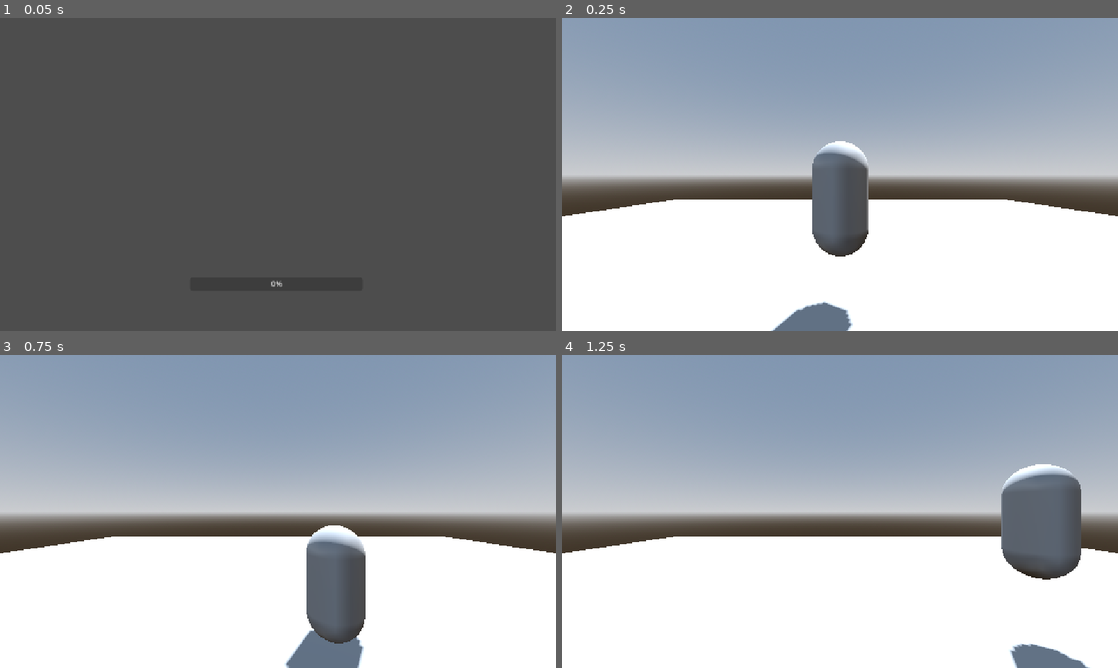
Above: before the commit, frames 1-4 (two rows, left to right).
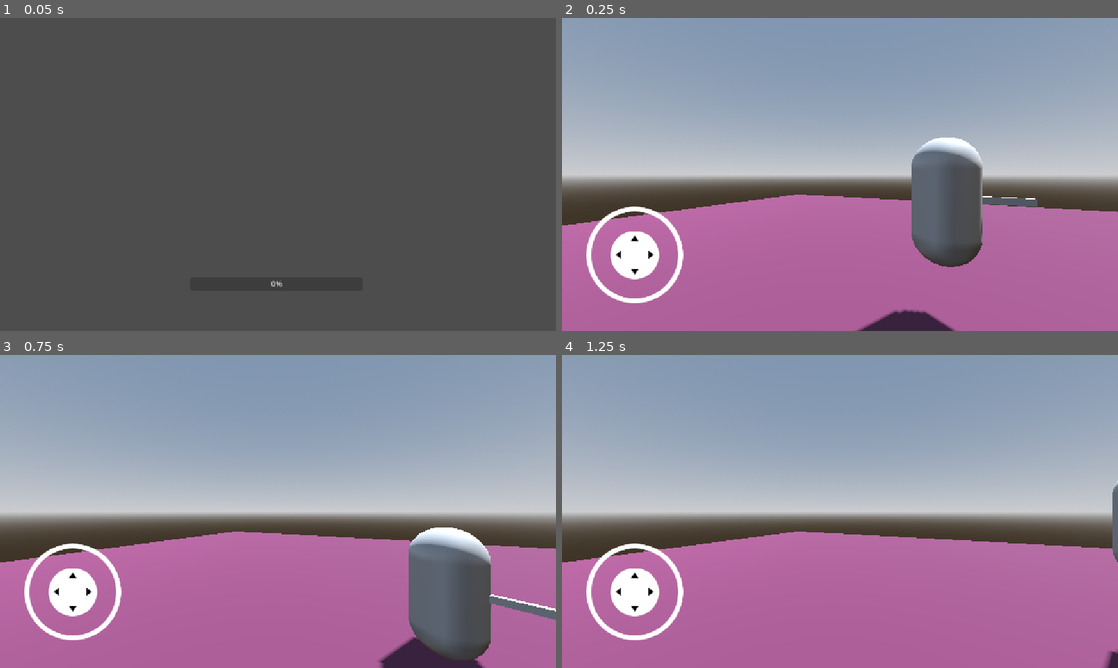
Above: after the commit, the same moments.

Repository: dao1701/android_base
Game: Godot game, scene res://loader.tscn
Same seed, same stepped clock (60 frames per second), same inputs: the game is played once before the commit and once after it.
Inputs (mouse positions are in pixels of both pictures, inside the frame that each line leads up to):
- Up to frame 1 (0.05 s): no input
- Up to frame 2 (0.25 s): no input
- Up to frame 3 (0.75 s): tap Enter (ui_accept) at 0.5 s; move the mouse to (400, 495) at 0.52 s; hold Right (ui_right) from 0.53 s (still down); click (400, 495) at 0.67 s
- Up to frame 4 (1.25 s): keep holding Right (ui_right); tap Enter (ui_accept) at 0.77 s

Frame 1 is identical in both runs. In frame 2, 43% of the frame differs, in the area x 0-100%, y 38-100%; in frame 3, 40%; in frame 4, 43%.

Commit message:
Refactor player movement logic and improve joystick deadzone settings; update scene configurations for better performance and functionality

Diff:
--- a/loader.gd
+++ b/loader.gd
@@ -97,8 +97,8 @@
         get_tree().change_scene_to_file("res://src/main.tscn")
         return
     #load new version
-    var version_apk: String = self.load_data("res://version")
-    var new_version_apk: bool         = await check_new_version(version_apk)
+    var version_apk: String   = self.load_data("res://version")
+    var new_version_apk: bool = await check_new_version(version_apk)
     if new_version_apk: return
 
     var version: String  = self.load_data()
@@ -135,6 +135,7 @@
         prints("Up to date Version apk")
         return false
 
+
 func get_new_version() -> String:
     var url = ProjectSettings.get_setting("addons/source_url")
     download(url + "/version.json", "user://patch.dat")
--- a/project.godot
+++ b/project.godot
@@ -37,7 +37,7 @@
 [input]
 
 ui_left={
-"deadzone": 0.5,
+"deadzone": 0.1,
 "events": [Object(InputEventKey,"resource_local_to_scene":false,"resource_name":"","device":0,"window_id":0,"alt_presse …(194 unchanged characters)…
 , Object(InputEventJoypadButton,"resource_local_to_scene":false,"resource_name":"","device":0,"button_index":13,"pressure":0.0,"pressed":false,"script":null)
 , Object(InputEventJoypadMotion,"resource_local_to_scene":false,"resource_name":"","device":0,"axis":0,"axis_value":-1.0,"script":null)
@@ -45,7 +45,7 @@
 ]
 }
 ui_right={
-"deadzone": 0.5,
+"deadzone": 0.1,
 "events": [Object(InputEventKey,"resource_local_to_scene":false,"resource_name":"","device":0,"window_id":0,"alt_presse …(194 unchanged characters)…
 , Object(InputEventJoypadButton,"resource_local_to_scene":false,"resource_name":"","device":0,"button_index":14,"pressure":0.0,"pressed":false,"script":null)
 , Object(InputEventJoypadMotion,"resource_local_to_scene":false,"resource_name":"","device":0,"axis":0,"axis_value":1.0,"script":null)
@@ -53,7 +53,7 @@
 ]
 }
 ui_up={
-"deadzone": 0.5,
+"deadzone": 0.1,
 "events": [Object(InputEventKey,"resource_local_to_scene":false,"resource_name":"","device":0,"window_id":0,"alt_presse …(194 unchanged characters)…
 , Object(InputEventJoypadButton,"resource_local_to_scene":false,"resource_name":"","device":0,"button_index":11,"pressure":0.0,"pressed":false,"script":null)
 , Object(InputEventJoypadMotion,"resource_local_to_scene":false,"resource_name":"","device":0,"axis":1,"axis_value":-1.0,"script":null)
@@ -62,7 +62,7 @@
 ]
 }
 ui_down={
-"deadzone": 0.5,
+"deadzone": 0.1,
 "events": [Object(InputEventKey,"resource_local_to_scene":false,"resource_name":"","device":0,"window_id":0,"alt_presse …(194 unchanged characters)…
 , Object(InputEventJoypadButton,"resource_local_to_scene":false,"resource_name":"","device":0,"button_index":12,"pressure":0.0,"pressed":false,"script":null)
 , Object(InputEventJoypadMotion,"resource_local_to_scene":false,"resource_name":"","device":0,"axis":1,"axis_value":1.0,"script":null)
@@ -70,6 +70,10 @@
 ]
 }
 
+[input_devices]
+
+pointing/emulate_touch_from_mouse=true
+
 [rendering]
 
 renderer/rendering_method="gl_compatibility"
--- a/src/main.tscn
+++ b/src/main.tscn
@@ -1,9 +1,10 @@
-[gd_scene load_steps=5 format=3 uid="uid://codxg00jci7fu"]
+[gd_scene load_steps=6 format=3 uid="uid://codxg00jci7fu"]
 
 [ext_resource type="Script" uid="uid://djoec0vw2a2mv" path="res://src/main.gd" id="1_8xqkb"]
 [ext_resource type="PackedScene" uid="uid://btsqgpxwy5ay5" path="res://src/event_listener.tscn" id="2_b15xn"]
 [ext_resource type="PackedScene" uid="uid://b28lyusfjr3yd" path="res://src/world/world.tscn" id="3_3cfgd"]
 [ext_resource type="Script" uid="uid://b1ci8wlcaxl2y" path="res://src/gui/gui.gd" id="3_5q4o7"]
+[ext_resource type="PackedScene" uid="uid://dmr0fcamx7t56" path="res://addons/virtual_joystick/virtual_joystick_scene.tscn" id="5_fyndt"]
 
 [node name="Main" type="Node"]
 script = ExtResource("1_8xqkb")
@@ -12,6 +13,12 @@
 
 [node name="World" parent="." instance=ExtResource("3_3cfgd")]
 
+[node name="Camera3D" parent="World" index="2"]
+transform = Transform3D(0.891007, 0, 0.453991, 0, 1, 0, -0.453991, 0, 0.891007, 0, 2.23973, 3.62157)
+
+[node name="MeshInstance3D2" parent="World/Player" index="2"]
+transform = Transform3D(0.00153595, 0, 0.999999, 0, 1, 0, -0.999999, 0, 0.00153595, 0.595529, 0.0375321, -0.00191981)
+
 [node name="Gui" type="Control" parent="."]
 layout_mode = 3
 anchors_preset = 15
@@ -19,6 +26,27 @@
 anchor_bottom = 1.0
 grow_horizontal = 2
 grow_vertical = 2
+
+[node name="Control" type="Control" parent="Gui"]
+layout_mode = 1
+anchors_preset = 15
+anchor_right = 1.0
+anchor_bottom = 1.0
+grow_horizontal = 2
+grow_vertical = 2
+
+[node name="Virtual Joystick" parent="Gui" instance=ExtResource("5_fyndt")]
+layout_mode = 1
+
+[node name="PopUp" type="Control" parent="Gui"]
+layout_mode = 1
+anchors_preset = 15
+anchor_right = 1.0
+anchor_bottom = 1.0
+grow_horizontal = 2
+grow_vertical = 2
 script = ExtResource("3_5q4o7")
 
-[connection signal="quit_request" from="EventListener" to="Gui" method="_on_event_listener_quit_request"]
+[connection signal="quit_request" from="EventListener" to="Gui/PopUp" method="_on_event_listener_quit_request"]
+
+[editable path="World"]
--- a/src/world/player.gd
+++ b/src/world/player.gd
@@ -1,8 +1,8 @@
 extends CharacterBody3D
 
-
-const SPEED = 5.0
-const JUMP_VELOCITY = 4.5
+const SPEED: float         = 5.0
+const JUMP_VELOCITY: float = 4.5
+@onready var camera_3d: Camera3D = $"../Camera3D"
 
 
 func _physics_process(delta: float) -> void:
@@ -17,7 +17,8 @@
     # Get the input direction and handle the movement/deceleration.
     # As good practice, you should replace UI actions with custom gameplay actions.
     var input_dir := Input.get_vector("ui_left", "ui_right", "ui_up", "ui_down")
-    var direction := (transform.basis * Vector3(input_dir.x, 0, input_dir.y)).normalized()
+    var direction := (camera_3d.transform.basis*Vector3(input_dir.x, 0, input_dir.y)).normalized()
+    rotate_player(input_dir)
     if direction:
         velocity.x = direction.x * SPEED
         velocity.z = direction.z * SPEED
@@ -26,3 +27,9 @@
         velocity.z = move_toward(velocity.z, 0, SPEED)
 
     move_and_slide()
+
+
+func rotate_player(output):
+    var direction := (camera_3d.global_transform.basis * transform.basis * Vector3(output.x, 0, -output.y)).normalized()
+    var angle     := Vector2(direction.x, direction.z).angle()
+    rotate_y(lerp_angle(0, angle, 0.5))
--- a/src/world/world.tscn
+++ b/src/world/world.tscn
@@ -14,7 +14,11 @@
 sky = SubResource("Sky_6fy3g")
 tonemap_mode = 2
 
+[sub_resource type="StandardMaterial3D" id="StandardMaterial3D_1k4gi"]
+albedo_color = Color(0.354561, 0.168485, 0.271699, 1)
+
 [sub_resource type="PlaneMesh" id="PlaneMesh_5q4o7"]
+material = SubResource("StandardMaterial3D_1k4gi")
 size = Vector2(30, 30)
 
 [sub_resource type="ConcavePolygonShape3D" id="ConcavePolygonShape3D_5q4o7"]
@@ -23,6 +27,9 @@
 [sub_resource type="CapsuleMesh" id="CapsuleMesh_3cfgd"]
 
 [sub_resource type="CapsuleShape3D" id="CapsuleShape3D_fyndt"]
+
+[sub_resource type="BoxMesh" id="BoxMesh_1k4gi"]
+size = Vector3(0.1, 0.1, 1)
 
 [node name="World" type="Node"]
 
@@ -34,7 +41,7 @@
 shadow_enabled = true
 
 [node name="Camera3D" type="Camera3D" parent="."]
-transform = Transform3D(1, 0, 0, 0, 1, 0, 0, 0, 1, 0, 2.23973, 3.62157)
+transform = Transform3D(0.996033, 0, -0.0889813, 0, 1, 0, 0.0889813, 0, 0.996033, -0.850922, 2.23973, 5.1176)
 
 [node name="Ground" type="StaticBody3D" parent="."]
 collision_mask = 2
@@ -55,3 +62,7 @@
 
 [node name="CollisionShape3D" type="CollisionShape3D" parent="Player"]
 shape = SubResource("CapsuleShape3D_fyndt")
+
+[node name="MeshInstance3D2" type="MeshInstance3D" parent="Player"]
+transform = Transform3D(1, 0, 0, 0, 1, 0, 0, 0, 1, 0, 0, 0.752283)
+mesh = SubResource("BoxMesh_1k4gi")
Not shown: 1 places in src/auto_load.tscn that only renumber resources
Not shown: 1 places in src/world/world.tscn that only renumber resources
